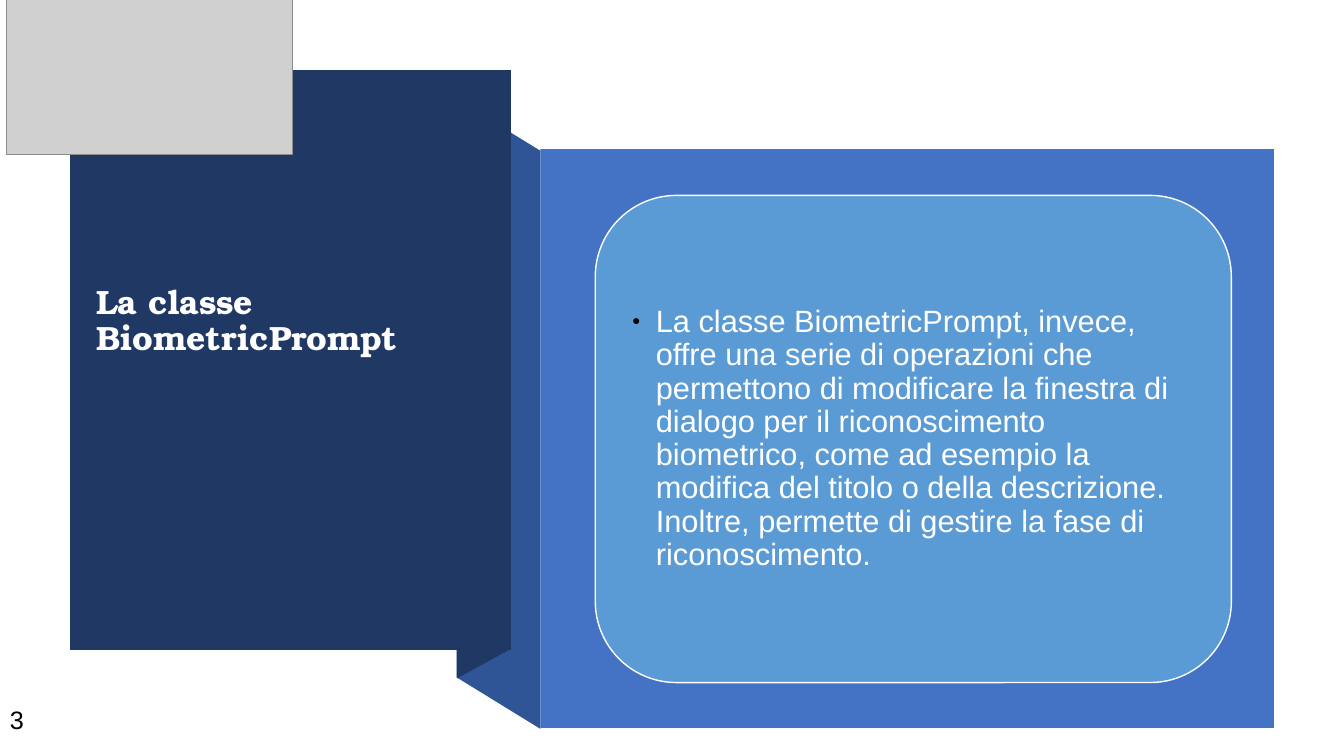
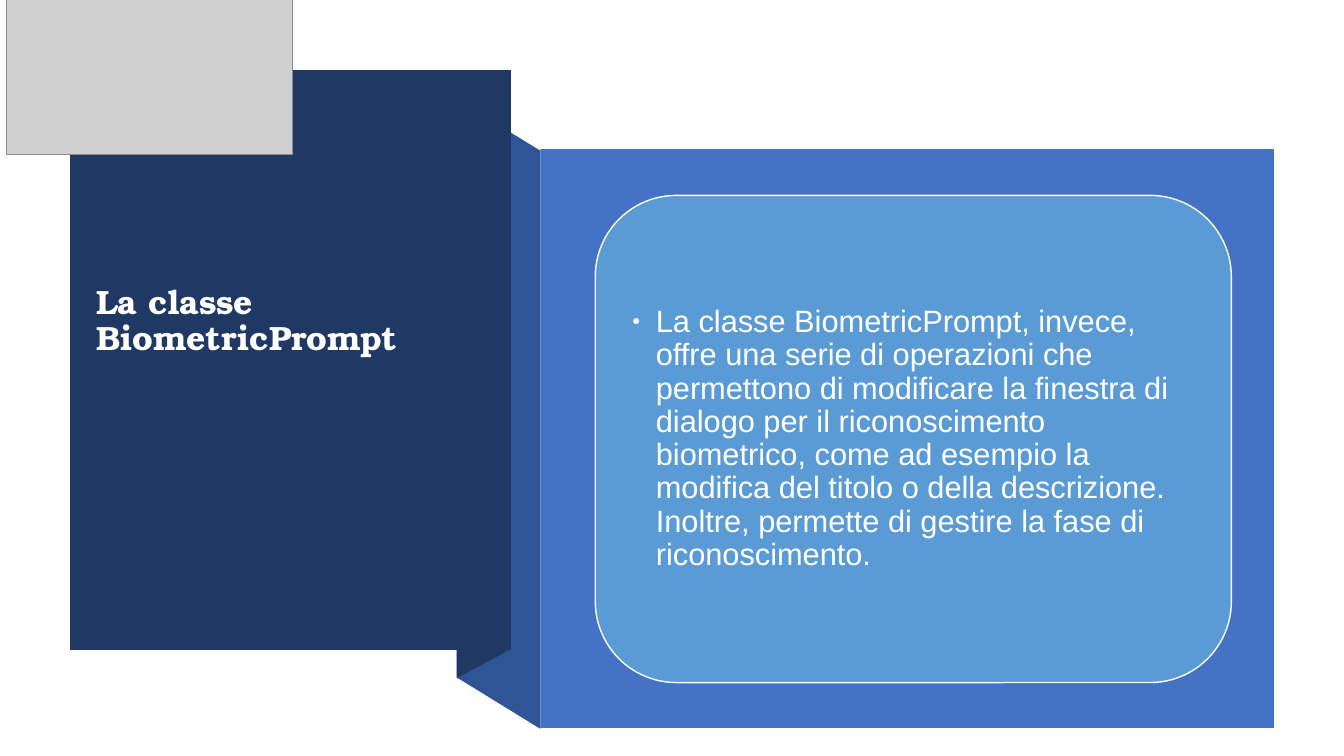
Before and after one commit to Torkin1/biometric_prompt_WALL-E, a slide deck: slide 4 of Introduzione Classi.odp (slide 3 before the commit). Drawn at 1344x756 pixels with LibreOffice and Linux fonts; fonts in the diff are those of the drawing; grey boxes stand for pictures. Boxes give left, top, right and bottom in pixels: in the first picture for what was removed or moved away, otherwise in the second. Text is boxed around its words. In the diff, an @@ line names an element or a change of style, - is before the commit and + after.

```diff
--- a/Introduzione Classi.odp
+++ b/Introduzione Classi.odp
@@ rounded rectangle "La classe BiometricPrompt, invece, offre ..." at box(596, 196, 1232, 683): bullet colour #000000 to #FFFFFF @@
@@ page number removed at box(10, 711, 24, 730) @@
-3
```
Also in this commit, not shown: 4 other slides changed, 1 slide added, 1 other file.
